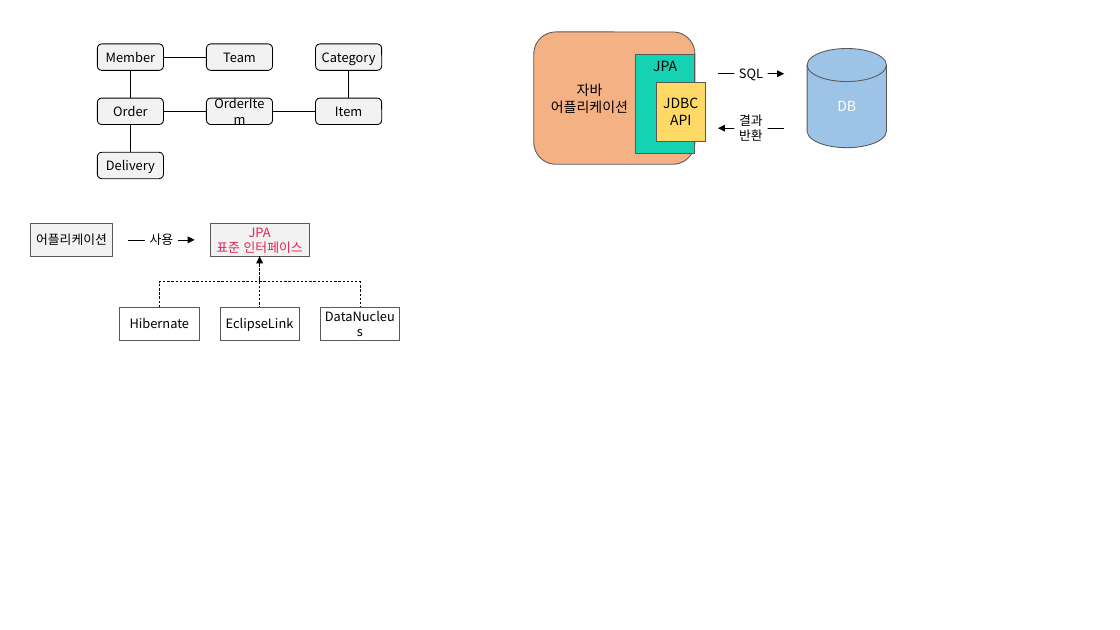
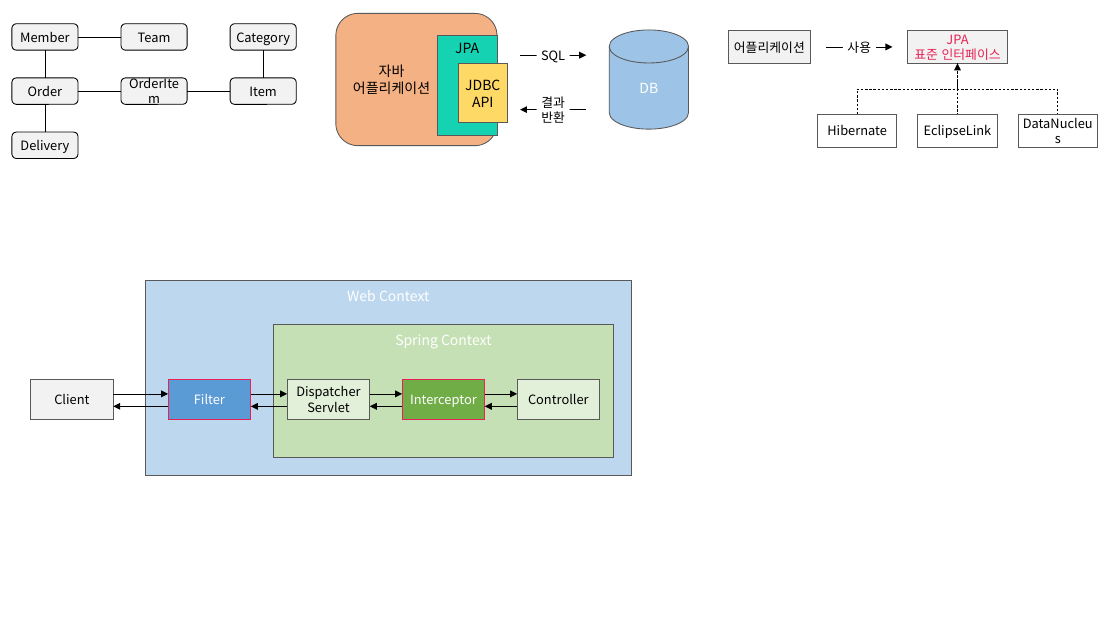
Before and after one commit to siwon-park/BackEnd-Study, a slide deck: slide 14 of PPT_Image.pptx. Drawn at 1120x630 pixels with LibreOffice and Linux fonts; fonts in the diff are those of the drawing. Boxes give left, top, right and bottom in pixels: in the first picture for what was removed or moved away, otherwise in the second. Text is boxed around its words. In the diff, an @@ line names an element or a change of style, - is before the commit and + after.

```diff
--- a/PPT_Image.pptx
+++ b/PPT_Image.pptx
@@ 7 rounded rectangles, 6 lines: place and size @@
-7 rounded rectangles, 6 lines at bbox=[97, 44, 382, 178]
+7 rounded rectangles, 6 lines at bbox=[12, 24, 297, 158]
@@ 5 rectangles, 1 text, 1 arrow: place and size @@
-5 rectangles, 1 text, 1 arrow at bbox=[30, 223, 399, 340]
+5 rectangles, 1 text, 1 arrow at bbox=[728, 30, 1097, 147]
@@ 3 rectangles, 1 text: place and size @@
-3 rectangles, 1 text at bbox=[635, 55, 767, 154]
+3 rectangles, 1 text at bbox=[438, 36, 570, 135]
@@ 1 elbow arrow, 1 elbow line, 1 line: place and size @@
-1 elbow arrow, 1 elbow line, 1 line at bbox=[160, 256, 360, 308]
+1 elbow arrow, 1 elbow line, 1 line at bbox=[858, 64, 1058, 114]
@@ 2 arrows, 1 rounded rectangle, 1 cylinder: place and size @@
-2 arrows, 1 rounded rectangle, 1 cylinder at bbox=[534, 32, 886, 164]
+2 arrows, 1 rounded rectangle, 1 cylinder at bbox=[336, 13, 688, 145]
@@ rectangle added at bbox=[145, 281, 631, 476], fill #BDD7EE, outline #595959 0.75 pt, 12 pt, text #FFFFFF @@
+Web Context
@@ rectangle added at bbox=[30, 380, 113, 419], fill #F2F2F2, outline #595959 0.75 pt, 11 pt, text #000000 @@
+Client
@@ rectangle added at bbox=[168, 380, 250, 419], fill #5B9BD5, outline #E62154 1 pt, 11 pt, text #FFFFFF @@
+Filter
@@ arrow added from (113, 394) to (168, 394), #000000 0.5 pt @@
@@ arrow added from (168, 407) to (113, 407), #000000 0.5 pt @@
@@ arrow added from (251, 394) to (287, 394), #000000 0.5 pt @@
@@ arrow added from (287, 407) to (251, 407), #000000 0.5 pt @@
@@ group added at bbox=[273, 325, 613, 457]: 4 rectangles, 4 arrows @@
+Spring Context
+Dispatcher
+Servlet
+Interceptor
+Controller
```
Also in this commit, not shown: 1 slide added, 4 other files.
